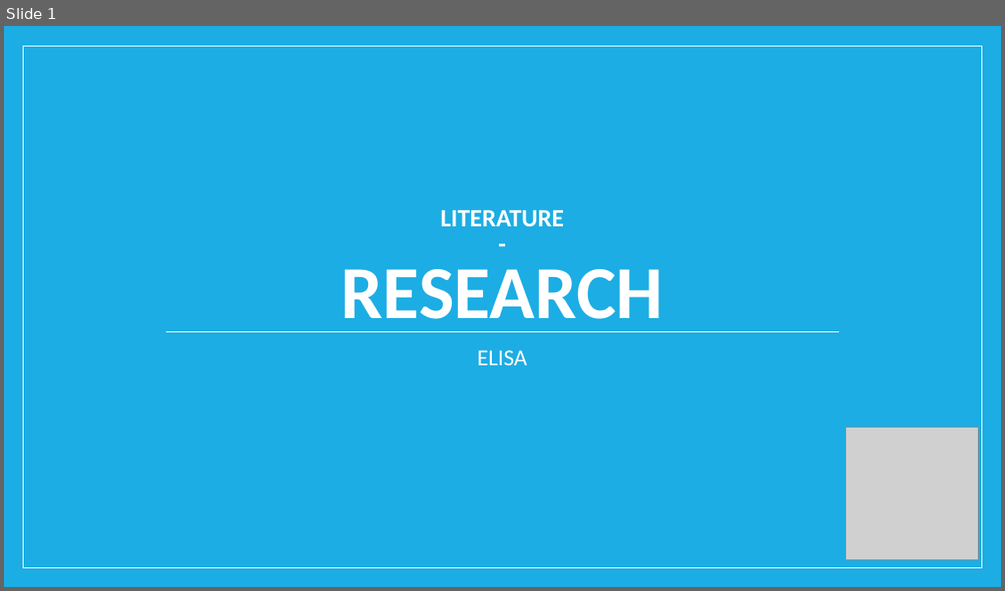
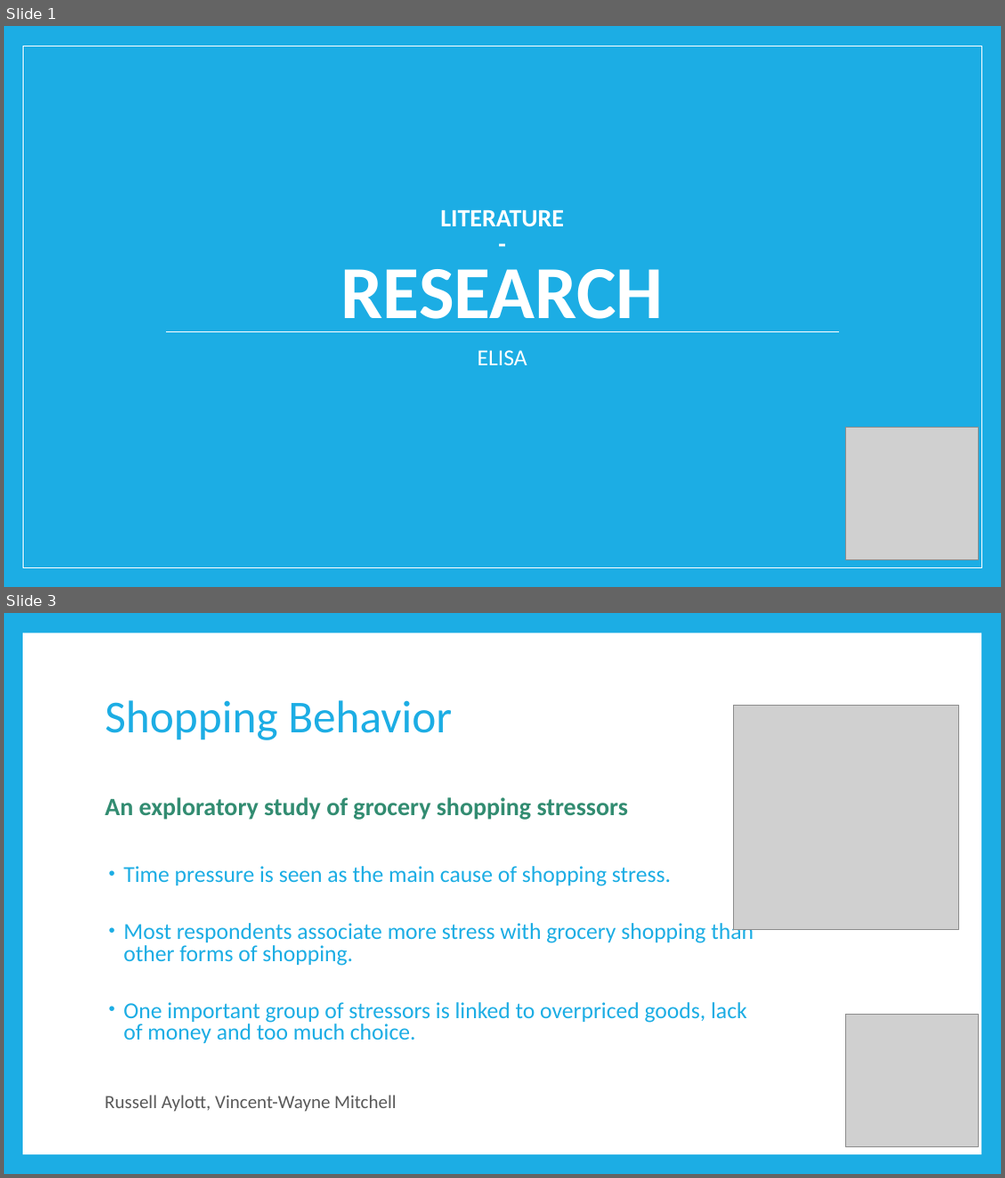
Before and after one commit to riedmaph/einkaufsliste, a slide deck: usabilityEngineering/A1/literatureResearch.pptx. Shown one above the other, each under a label of ours: slide 1 before the commit, slides 1 and 3 after it; the slides between them are not shown. The pictures are 1005x591 and 1005x1178 pixels, drawn with LibreOffice and Linux fonts; fonts in the diff are those of the drawing; grey boxes stand for pictures. Boxes give left, top, right and bottom in pixels: in the first picture for what was removed or moved away, otherwise in the second. Text is boxed around its words. In the diff, an @@ line names an element or a change of style, - is before the commit and + after.

```diff
--- a/usabilityEngineering/A1/literatureResearch.pptx
+++ b/usabilityEngineering/A1/literatureResearch.pptx
@@ slide 3 added at (4,613,1001,1174), background #1CADE4 @@
@@ rectangle added at (23,633,981,1154), fill #FFFFFF @@
@@ title added at (105,700,452,740), 44 pt, text #1CADE4 @@
+Shopping Behavior
@@ picture added at (733,705,958,930) @@
@@ text added at (105,797,628,819), 24 pt, text #328B71, bold @@
+An exploratory study of grocery shopping stressors
@@ text added at (123,866,753,1043), 22 pt, text #1CADE4 @@
+• Time pressure is seen as the main cause of shopping stress.
+• Most respondents associate more stress with grocery shopping than other forms of shopping.
+• One important group of stressors is linked to overpriced goods, lack of money and too much choice.
@@ picture added at (846,1013,979,1146) @@
@@ text added at (105,1094,396,1111), 18 pt, text #595959 @@
+Russell Aylott, Vincent-Wayne Mitchell
```
Also in this commit, not shown: 10 other slides added, 2 slides removed.
